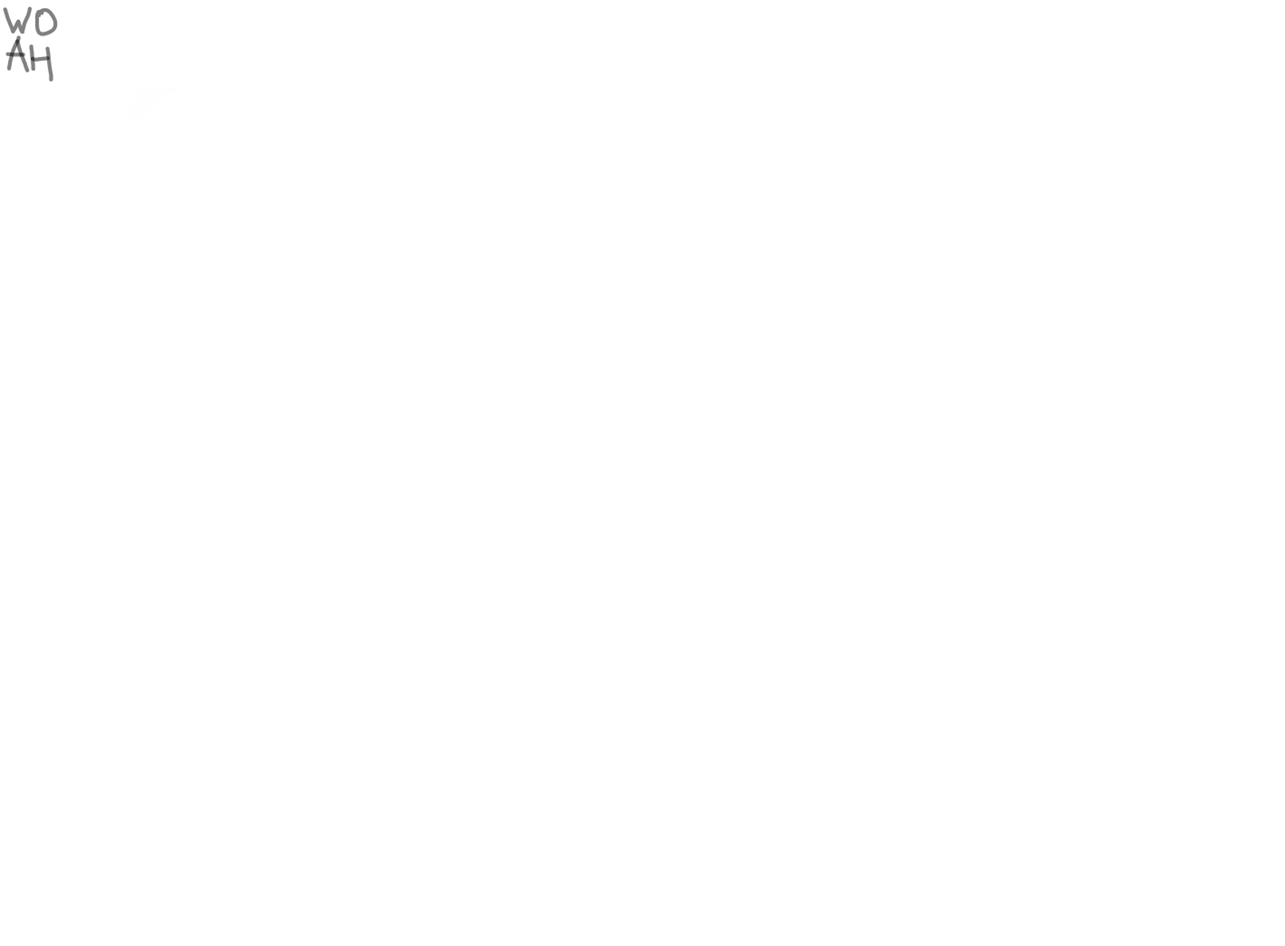
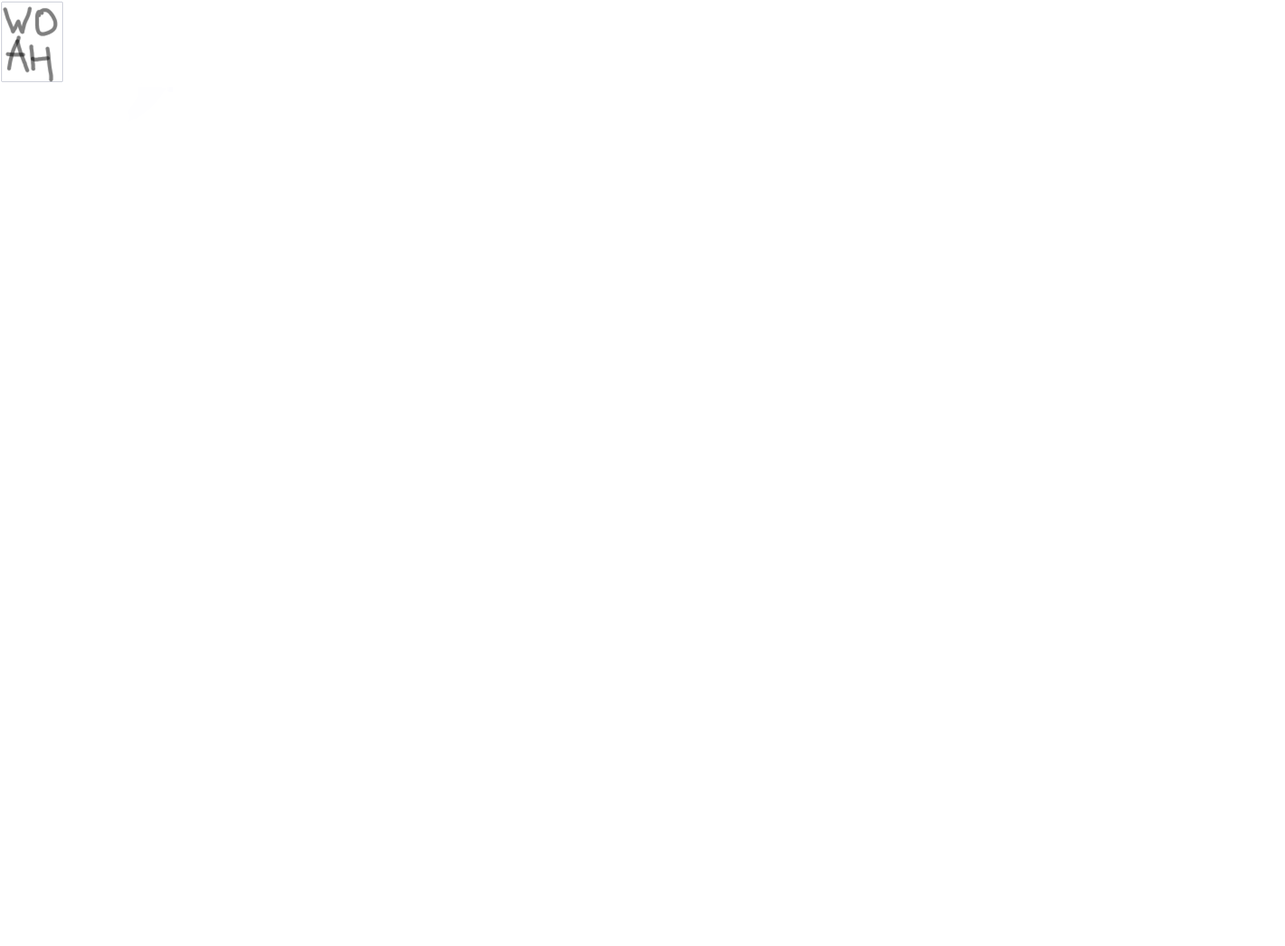
Before/after of a 1285 x 946 layered artwork. What changed in the layer stack:
removed layer "root Merged" over box(1, 1, 63, 82)
added layer "Background" above "Paint Layer 1" over box(1, 1, 63, 82)
added layer "Paint Layer 1" over box(1, 1, 63, 82)
